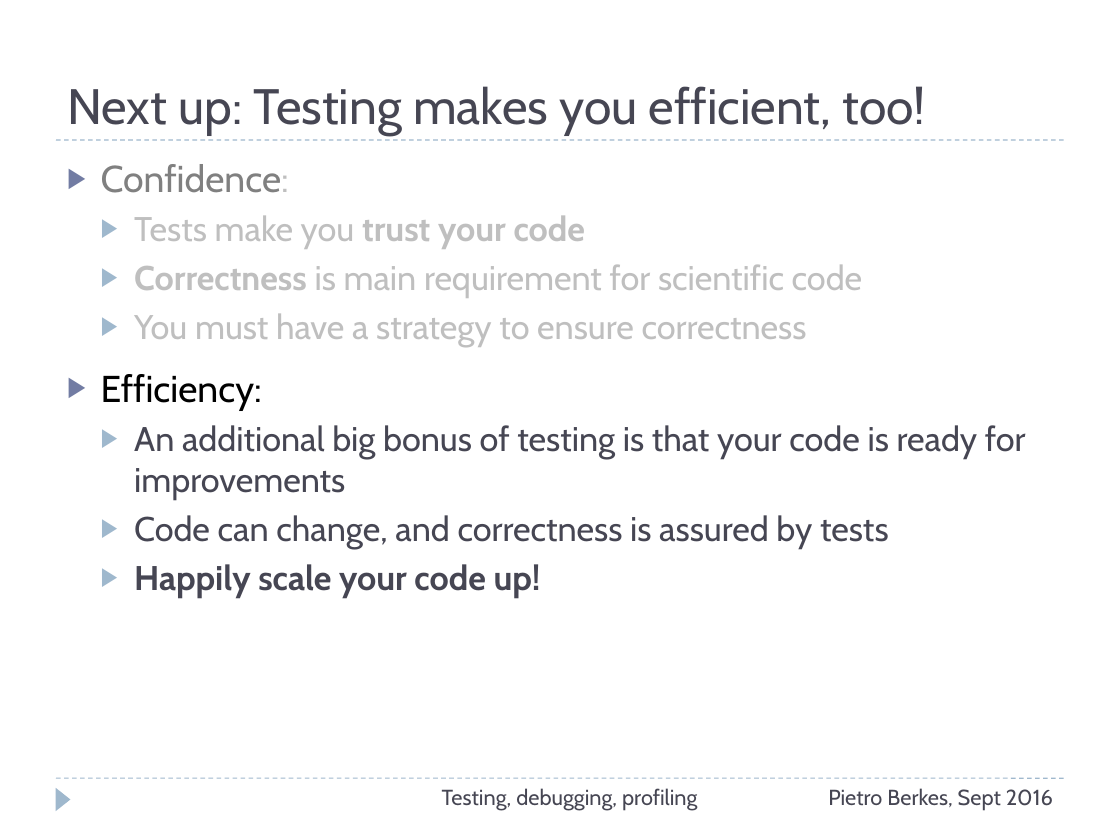
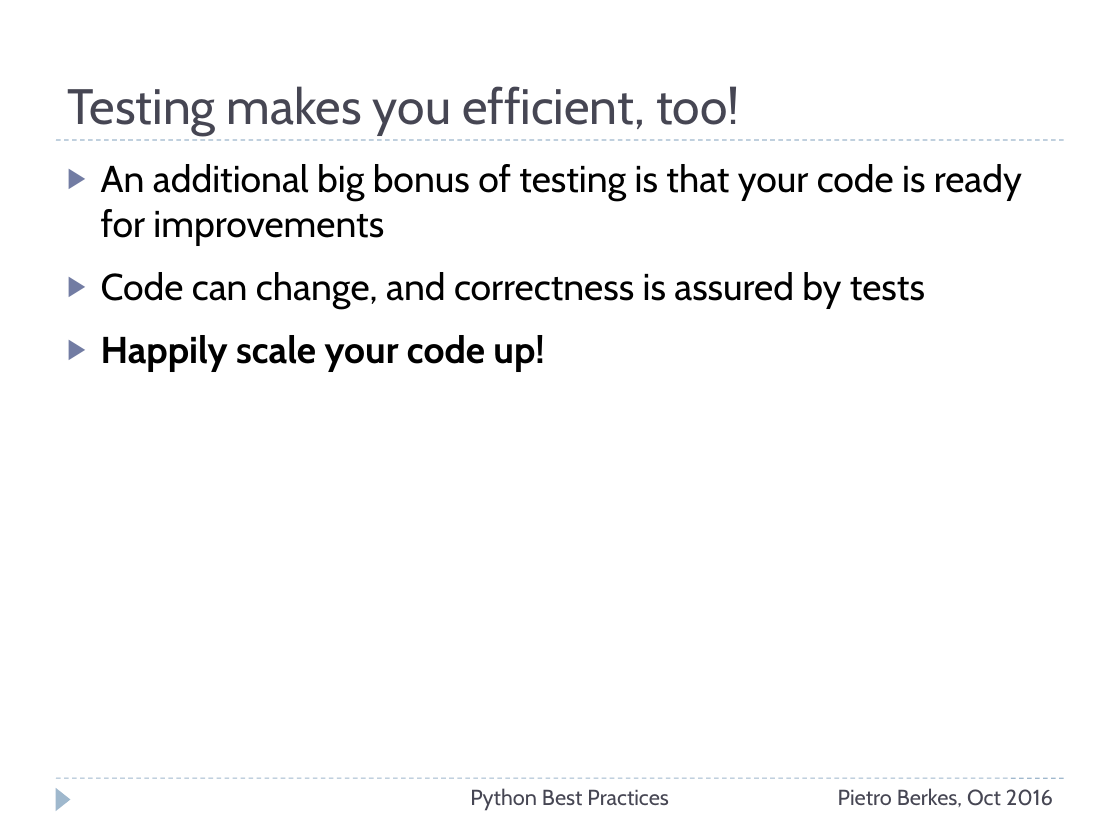
Before and after one commit to ASPP/testing_debugging_profiling, a slide deck: slide 52 of testing-debugging-profiling.pptx (slide 47 before the commit). Drawn at 1120x840 pixels with LibreOffice and Linux fonts; fonts in the diff are those of the drawing. Boxes give left, top, right and bottom in pixels: in the first picture for what was removed or moved away, otherwise in the second. Text is boxed around its words. In the diff, an @@ line names an element or a change of style, - is before the commit and + after.

```diff
--- a/testing-debugging-profiling.pptx
+++ b/testing-debugging-profiling.pptx
@@ title at bbox=[67, 86, 739, 134]: text changed @@
-Next up: Testing makes you efficient, too!
+Testing makes you efficient, too!
@@ text "An additional big bonus of ..." at bbox=[101, 164, 1022, 372]: size 22 to 24 pt, text colour #464653 to #000000; list level 2 to 1 in "An additional big bonus of ..."; bullet colour #9FB8CD to #727CA3; list level 2 to 1 in "Code can change, and correctness ..."; list level 2 to 1 in "Happily scale your code up!" @@
@@ text at bbox=[101, 164, 863, 410]: paragraphs removed @@
-▶ Confidence:
-  ▶ Tests make you trust your code
-  ▶ Correctness is main requirement for scientific code
-  ▶ You must have a strategy to ensure correctness
-▶ Efficiency:
@@ text at bbox=[470, 788, 668, 811]: text changed @@
-Testing, debugging, profiling
+Python Best Practices
@@ text at bbox=[838, 788, 1053, 807]: text changed @@
-Pietro Berkes, Sept 2016
+Pietro Berkes, Oct 2016
```
Also in this commit, not shown: 10 other slides changed, 5 slides added.
